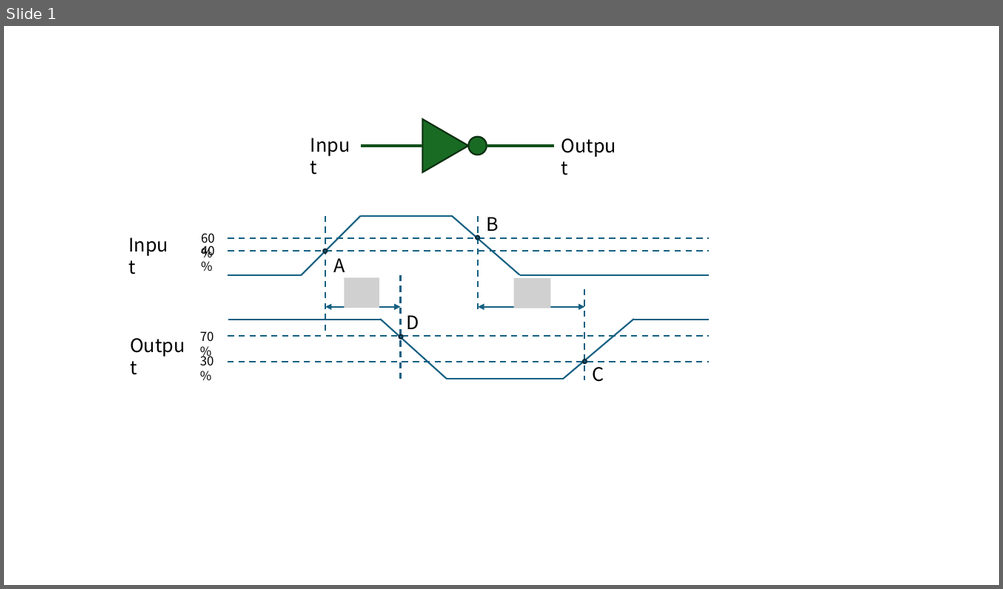
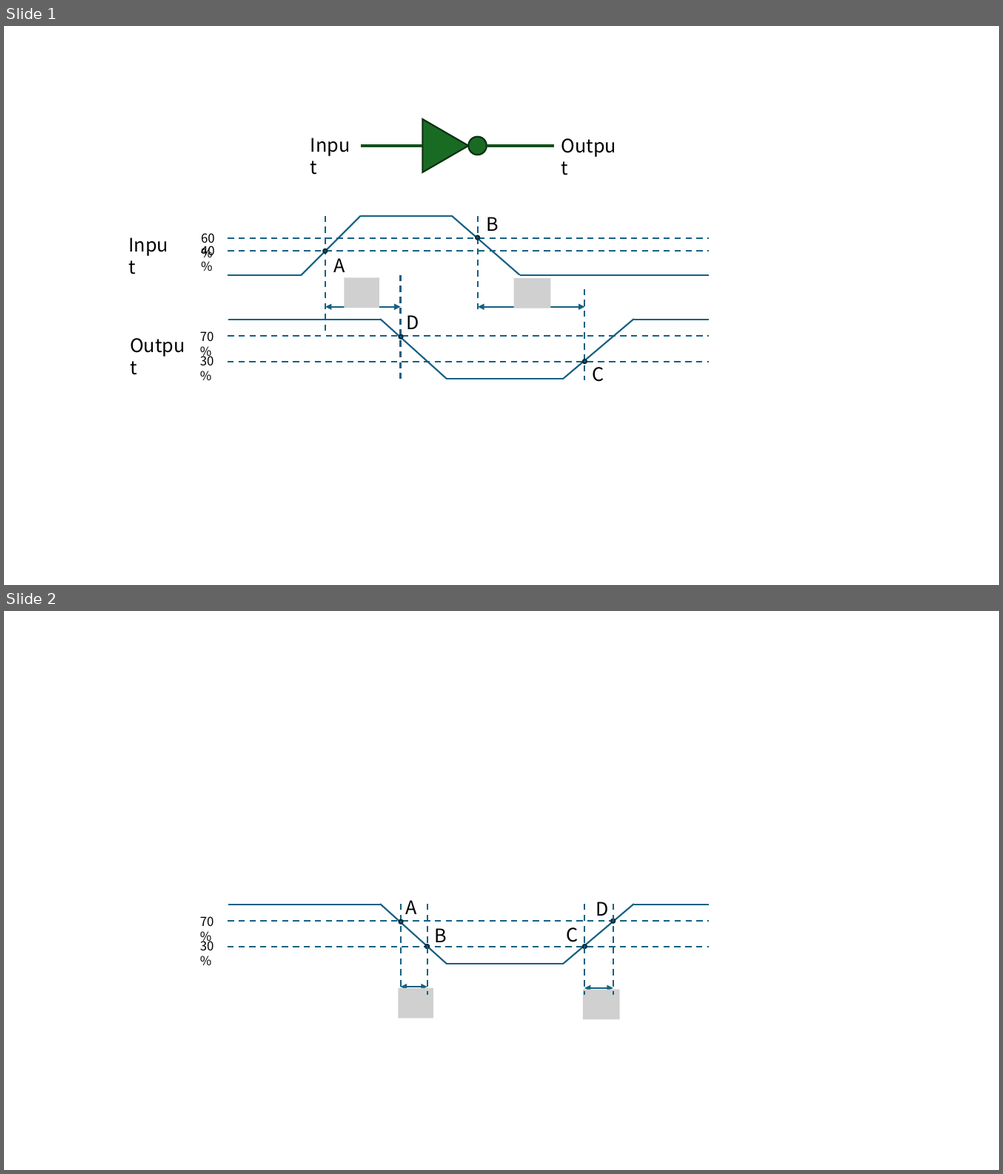
Before and after one commit to Verdvana/Verdvana.github.io, a slide deck: _posts/静态时序分析笔记/静态时序分析笔记pptx.pptx. Shown one above the other, each under a label of ours: slide 1 before the commit, slides 1 and 2 after it. The pictures are 1003x589 and 1003x1174 pixels, drawn with LibreOffice and Linux fonts; fonts in the diff are those of the drawing; grey boxes stand for pictures. Boxes give left, top, right and bottom in pixels: in the first picture for what was removed or moved away, otherwise in the second. Text is boxed around its words. In the diff, an @@ line names an element or a change of style, - is before the commit and + after.

```diff
--- a/_posts/静态时序分析笔记/静态时序分析笔记pptx.pptx
+++ b/_posts/静态时序分析笔记/静态时序分析笔记pptx.pptx
@@ slide 2 added at [4,611,999,1170], background #FFFFFF @@
@@ text added at [200,917,214,926], 12 pt, text #000000 @@
+70%
@@ line added from (227, 921) to (709, 921), #156082 1.5 pt dashed @@
@@ line added from (228, 904) to (380, 904), #156082 1.5 pt @@
@@ line added from (447, 964) to (380, 904), #156082 1.5 pt @@
@@ ellipse added at [398,920,402,923], fill #156082, outline #092A39 1.5 pt @@
@@ line added from (401, 904) to (401, 995), #156082 1.5 pt dashed @@
@@ text added at [405,900,416,914], 18 pt, text #000000 @@
+A
@@ line added from (427, 904) to (427, 995), #156082 1.5 pt dashed @@
@@ line added from (634, 904) to (563, 964), #156082 1.5 pt @@
@@ line added from (584, 904) to (584, 995), #156082 1.5 pt dashed @@
@@ text added at [596,902,609,916], 18 pt, text #000000 @@
+D
@@ ellipse added at [612,919,615,923], fill #156082, outline #092A39 1.5 pt @@
@@ line added from (613, 904) to (613, 995), #156082 1.5 pt dashed @@
@@ line added from (634, 904) to (709, 904), #156082 1.5 pt @@
@@ text added at [200,938,214,951], 12 pt, text #000000 @@
+30%
@@ text added at [435,928,447,948], 18 pt, text #000000 @@
+B
@@ text added at [566,928,578,947], 18 pt, text #000000 @@
+C
@@ line added from (227, 947) to (709, 947), #156082 1.5 pt dashed @@
@@ ellipse added at [426,945,430,949], fill #156082, outline #092A39 1.5 pt @@
@@ line added from (563, 964) to (447, 964), #156082 1.5 pt @@
@@ ellipse added at [583,945,586,949], fill #156082, outline #092A39 1.5 pt @@
@@ double arrow added from (401, 987) to (427, 987), #156082 1.5 pt @@
@@ picture added at [398,988,433,1019] @@
@@ picture added at [583,990,620,1020] @@
@@ double arrow added from (584, 988) to (613, 988), #156082 1.5 pt @@
```
Also in this commit, not shown: 2 other files.
